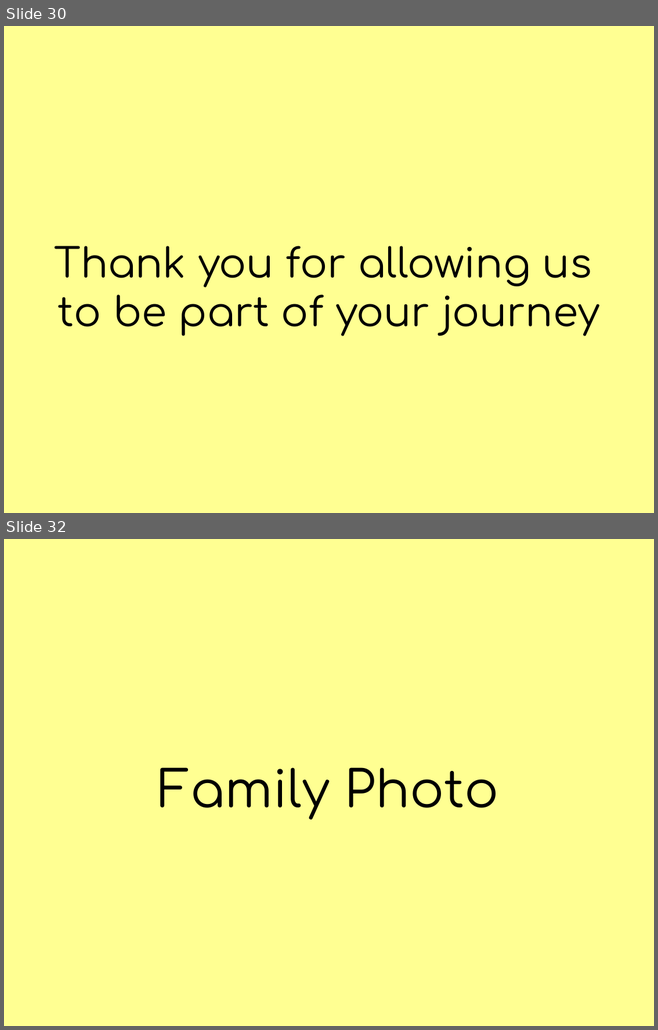
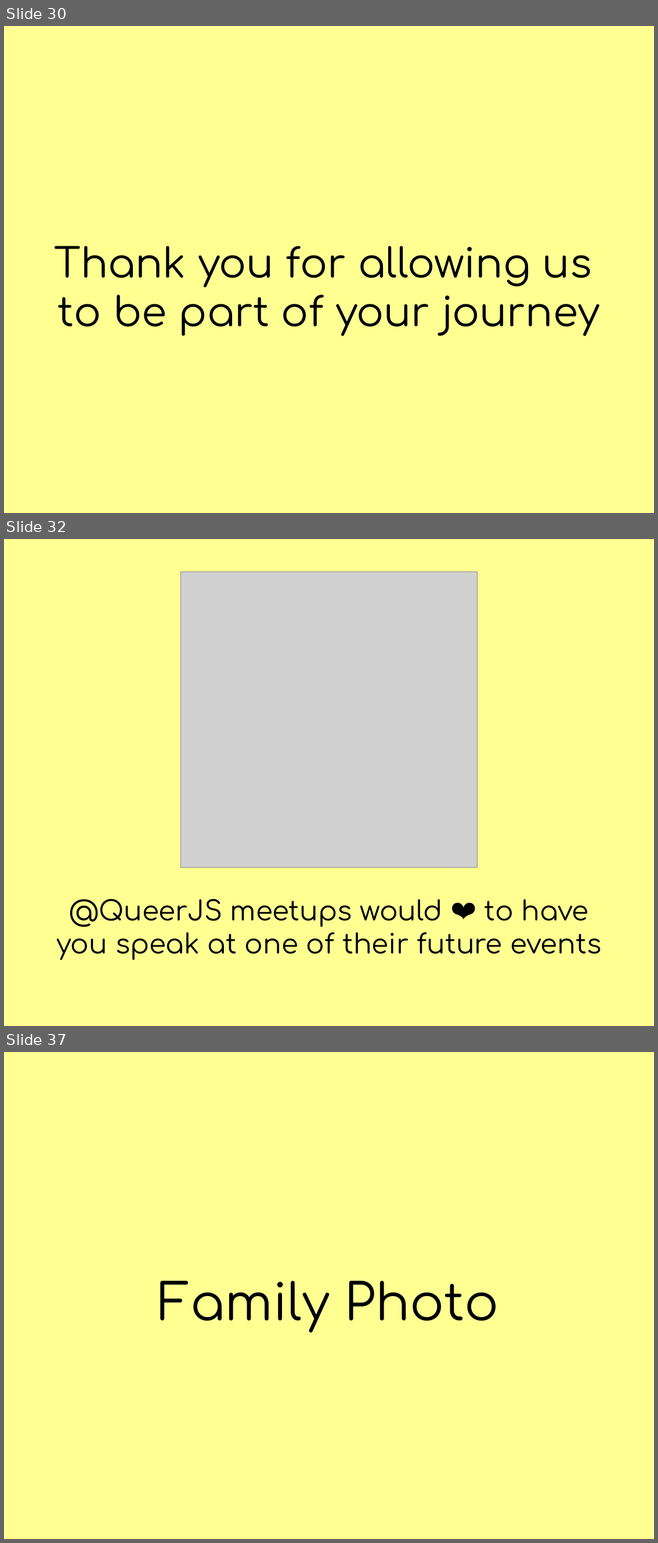
Before and after one commit to JiggyPete/global-diversity-cfp-day-site, a slide deck: public/slides/global-diversity-cfp-day.pptx. Shown one above the other, each under a label of ours: slides 30 and 32 before the commit, slides 30, 32 and 37 after it; the slides between them are not shown. The pictures are 658x1030 and 658x1543 pixels, drawn with LibreOffice and Linux fonts; fonts in the diff are those of the drawing; grey boxes stand for pictures. Boxes give left, top, right and bottom in pixels: in the first picture for what was removed or moved away, otherwise in the second. Text is boxed around its words. In the diff, an @@ line names an element or a change of style, - is before the commit and + after.

```diff
--- a/public/slides/global-diversity-cfp-day.pptx
+++ b/public/slides/global-diversity-cfp-day.pptx
@@ slide 32 added at box(4, 539, 654, 1026), background #FFFF92 @@
@@ picture added at box(181, 571, 477, 867) @@
@@ title added at box(56, 899, 601, 960), 42.8 pt, text #000000 @@
+@QueerJS meetups would ❤️ to have you speak at one of their future events
@@ what was slide 32 is now slide 37 @@
```
Also in this commit, not shown: 1 slide changed, 4 other slides added, 3 other files.
